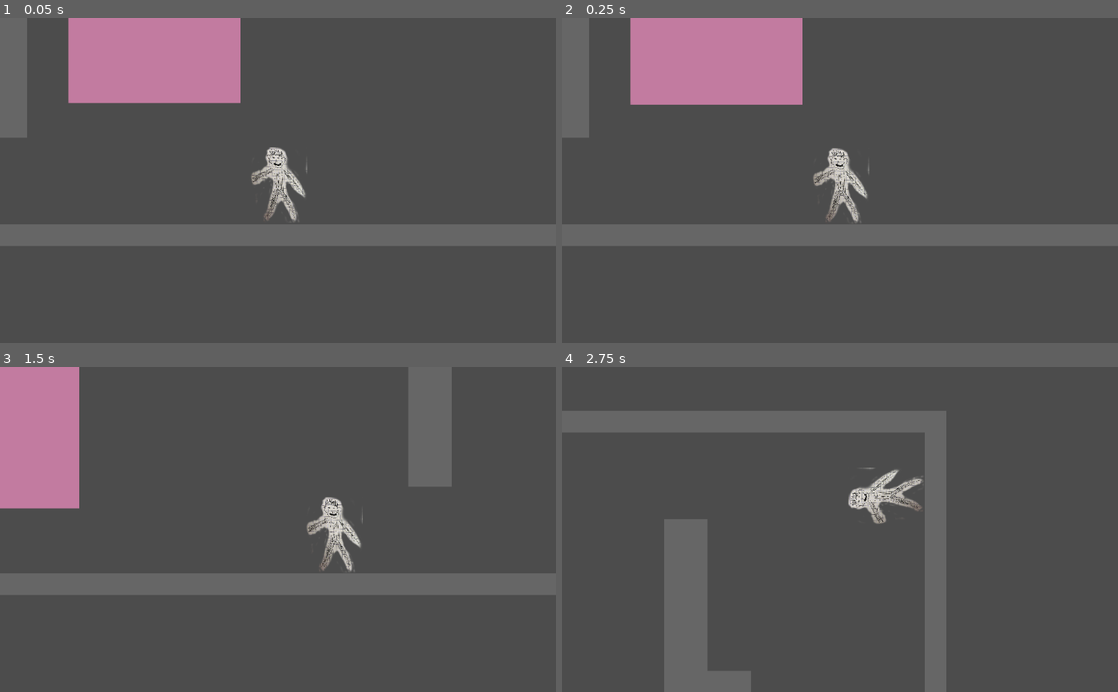
Above: before the commit, frames 1-4 (two rows, left to right).
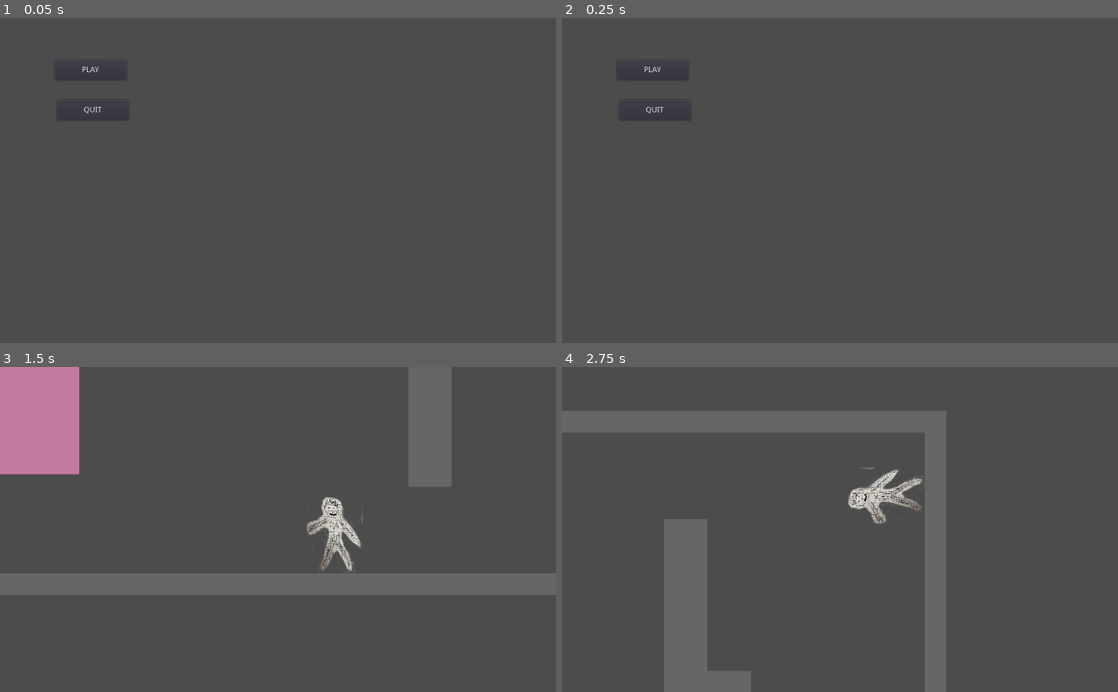
Above: after the commit, the same moments.

Repository: glitchcore/pick-the-lock
Game: Godot game, scene res://Scenes/Menu.tscn
Same seed, same stepped clock (60 frames per second), same inputs: the game is played once before the commit and once after it. Before the commit the project starts from res://Scenes/LockTest.tscn.
Inputs (mouse positions are in pixels of both pictures, inside the frame that each line leads up to):
- Up to frame 1 (0.05 s): no input
- Up to frame 2 (0.25 s): no input
- Up to frame 3 (1.5 s): click (88, 419) at 0.5 s, where only the run after the commit has a clickable "PLAY"; hold Right (ui_right) from 1.28 s (still down)
- Up to frame 4 (2.75 s): keep holding Right (ui_right); tap Space (jump) at 1.52, 2.27 s

The runs differ from the first frame. In frame 1, 17% of the frame differs, in the area x 0-100%, y 0-71%; in frame 2, 17%; in frame 3, 1.5%; in frame 4, nothing differs.

Commit message:
add menu

Diff:
--- /dev/null
+++ b/Scenes/Menu.gd
@@ -0,0 +1,25 @@
+extends Node2D
+
+
+# Declare member variables here. Examples:
+# var a: int = 2
+# var b: String = "text"
+
+
+# Called when the node enters the scene tree for the first time.
+func _ready() -> void:
+	pass # Replace with function body.
+
+
+# Called every frame. 'delta' is the elapsed time since the previous frame.
+#func _process(delta: float) -> void:
+#	pass
+
+
+func _on_Quit_pressed() -> void:
+	get_tree().quit()
+
+
+func _on_Play_pressed() -> void:
+	var first_scene = preload("res://Scenes/LockTest.tscn")
+	get_tree().change_scene_to(first_scene)
--- a/Scenes/Menu.tscn
+++ b/Scenes/Menu.tscn
@@ -1,3 +1,23 @@
-[gd_scene format=2]
+[gd_scene load_steps=2 format=2]
+
+[ext_resource path="res://Scenes/Menu.gd" type="Script" id=1]
 
 [node name="Menu" type="Node2D"]
+script = ExtResource( 1 )
+
+[node name="Play" type="Button" parent="."]
+margin_left = 101.0
+margin_top = 77.0
+margin_right = 233.0
+margin_bottom = 115.0
+text = "PLAY"
+
+[node name="Quit" type="Button" parent="."]
+margin_left = 105.0
+margin_top = 151.0
+margin_right = 237.0
+margin_bottom = 189.0
+text = "QUIT"
+
+[connection signal="pressed" from="Play" to="." method="_on_Play_pressed"]
+[connection signal="pressed" from="Quit" to="." method="_on_Quit_pressed"]
--- a/project.godot
+++ b/project.godot
@@ -11,7 +11,7 @@
 [application]
 
 config/name="Pick The Lock"
-run/main_scene="res://Scenes/LockTest.tscn"
+run/main_scene="res://Scenes/Menu.tscn"
 config/icon="res://icon.png"
 
 [gui]
